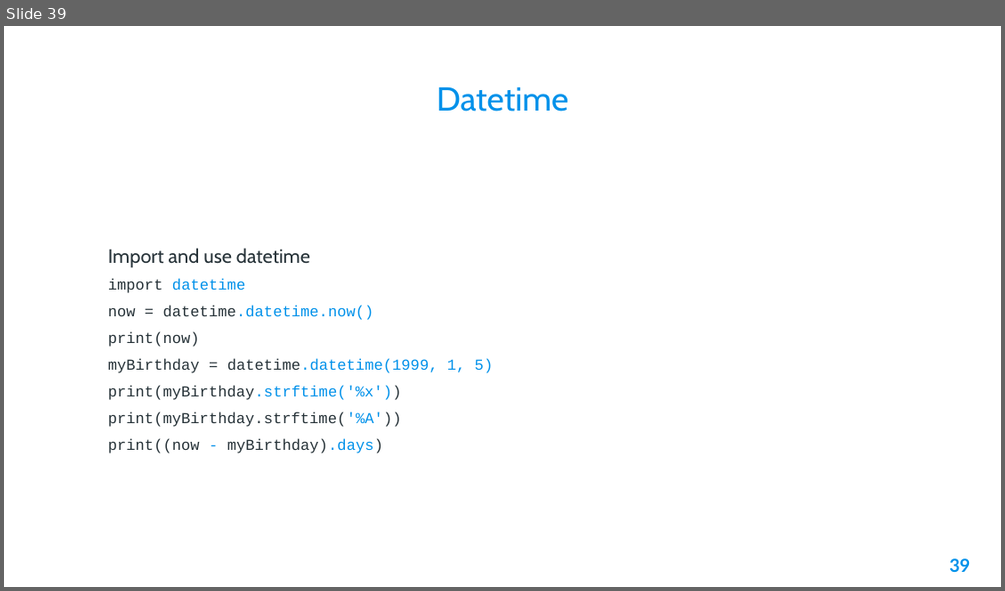
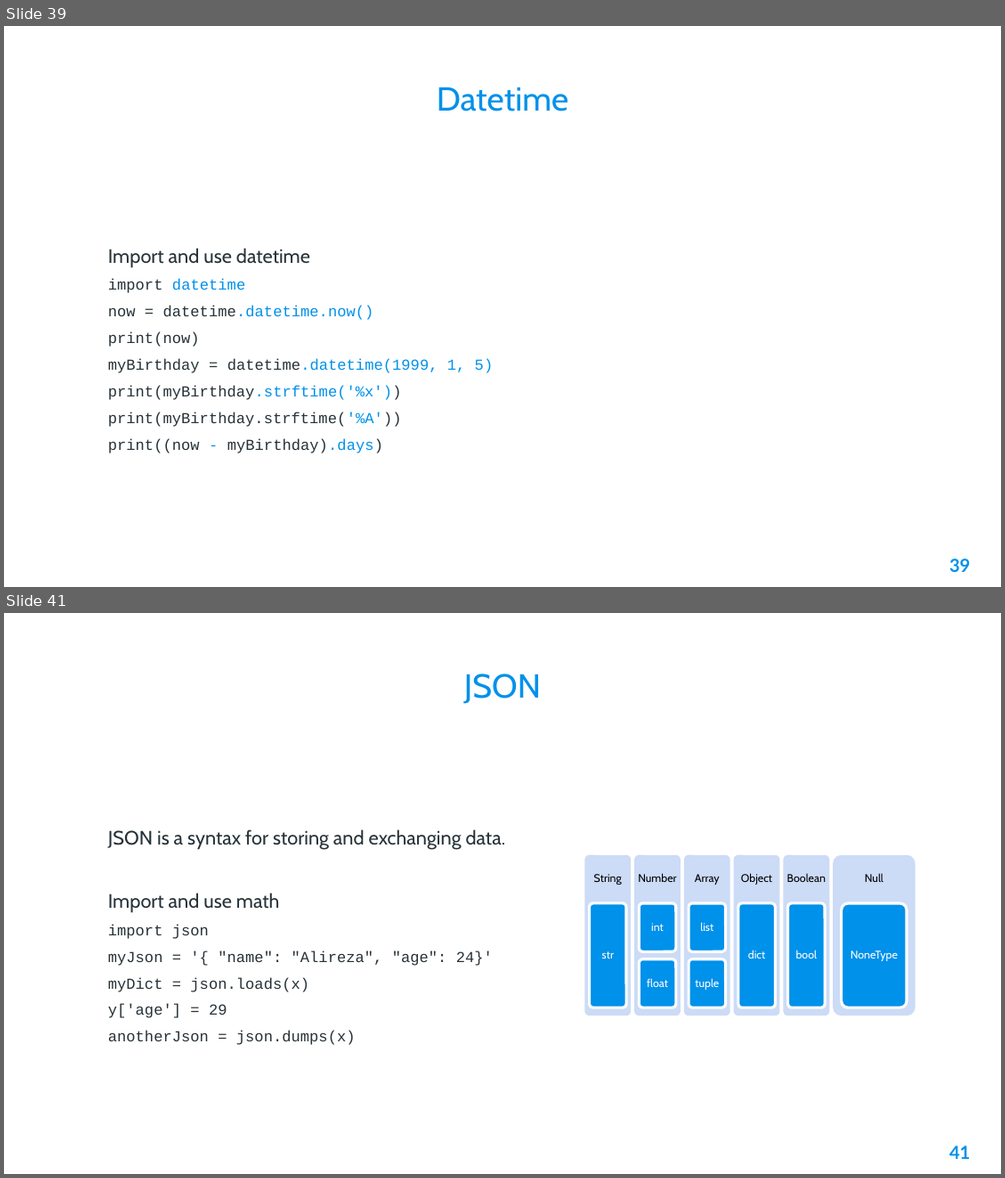
Before and after one commit to AleeRezaa/learn-python, a slide deck: Python.pptx. Shown one above the other, each under a label of ours: slide 39 before the commit, slides 39 and 41 after it; the slides between them are not shown. The pictures are 1005x591 and 1005x1178 pixels, drawn with LibreOffice and Linux fonts; fonts in the diff are those of the drawing; background and template pictures are left out. Boxes give left, top, right and bottom in pixels: in the first picture for what was removed or moved away, otherwise in the second. Text is boxed around its words. In the diff, an @@ line names an element or a change of style, - is before the commit and + after.

Commit message:
add math and json and packages

```diff
--- a/Python.pptx
+++ b/Python.pptx
@@ slide 41 added at (4,613,1001,1174), background picture (left out) @@
@@ title added at (464,674,541,704), 24 pt, text #0091EA @@
+JSON
@@ text added at (108,829,506,1045), 11 pt, text #263238 @@
+JSON is a syntax for storing and exchanging data.
+Import and use math
+import json
+myJson = '{ "name": "Alireza", "age": 24}'
+myDict = json.loads(x)
+y['age'] = 29
+anotherJson = json.dumps(x)
@@ group added at (585,855,914,1015): 14 rounded rectangles, 14 texts @@
+String
+str
+Number
+int
+float
+Array
+list
+tuple
+Object
+dict
+Boolean
+bool
+Null
+NoneType
@@ page number added at (949,1145,970,1159), 13 pt, text #0091EA, bold @@
+41
```
Also in this commit, not shown: 8 slides changed, 2 other slides added, 1 slide removed, 1 other file.
